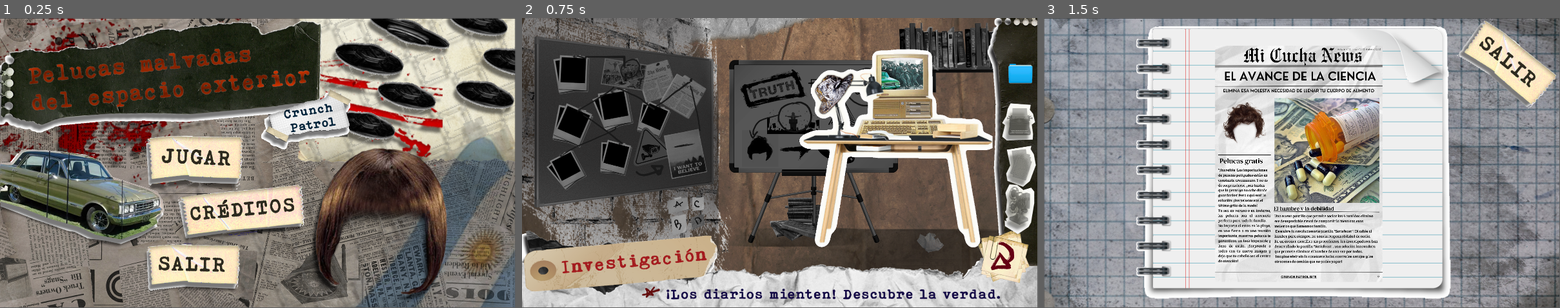
Above: before the commit, frames 1-3 (left to right).
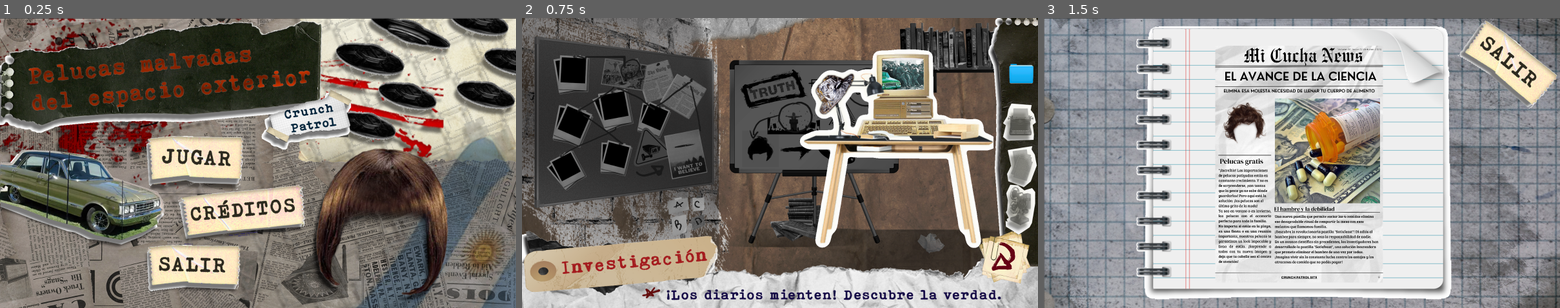
Above: after the commit, the same moments.

Repository: dest3/Pelucas-del-espacio-exterior
Game: Godot game, scene res://escenas/niveles/videos/video_intro.tscn
Two runs of this game, one before a commit and one after it. Both use one fixed random seed, a clock stepped at 60 frames per second and the inputs below. Video files are missing from this copy of the repository; at most half a second of black plays in their place.
Inputs (mouse positions are in pixels of both pictures, inside the frame that each line leads up to):
- Up to frame 1 (0.25 s): no input
- Up to frame 2 (0.75 s): click (718, 160) at 0.5 s
- Up to frame 3 (1.5 s): click (1539, 73) at 1.25 s
In our replay, the window is 799x449 before the commit and 800x450 after it. These sizes can differ from the game's own. Grey fills any space a smaller window leaves; there, only what the larger window draws over its background counts as a difference.

The runs differ from the first frame. In frame 1, 14% of the frame differs, in the area x 0-100%, y 0-100%; in frame 2, 11%; in frame 3, 13%.

Commit message:
Config de export para versión Web

Diff:
--- a/project.godot
+++ b/project.godot
@@ -21,9 +21,9 @@
 
 [display]
 
-window/size/viewport_width=1920
-window/size/viewport_height=1080
-window/size/mode=2
+window/size/mode=3
+window/stretch/mode="viewport"
+window/stretch/scale=0.6
 
 [dotnet]
 
Not shown, changed: export_presets.cfg
